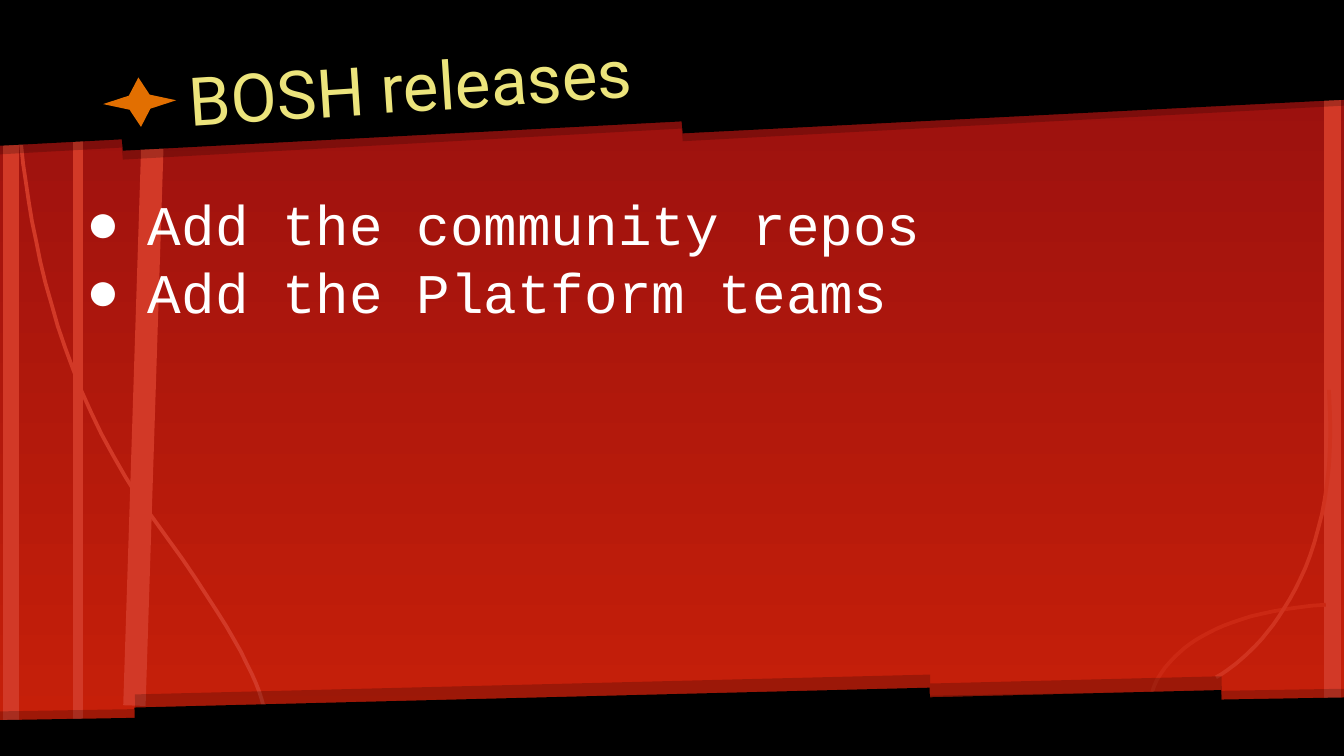
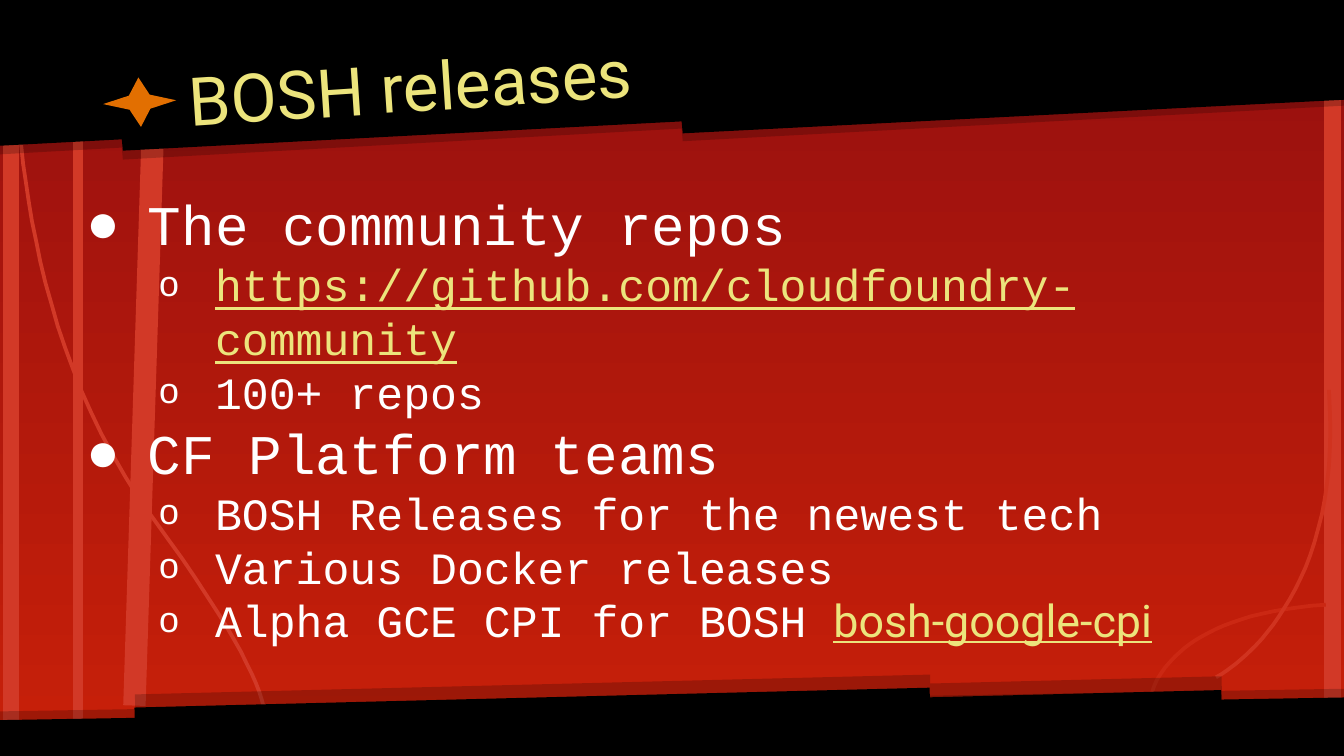
Before and after one commit to vmware-archive/bosh-classroom, a slide deck: slide 16 of slides/BOSH Hands-on Training.pptx. Drawn at 1344x756 pixels with LibreOffice and Linux fonts; fonts in the diff are those of the drawing. Boxes give left, top, right and bottom in pixels: in the first picture for what was removed or moved away, otherwise in the second. Text is boxed around its words. In the diff, an @@ line names an element or a change of style, - is before the commit and + after.

Commit message:
slide updates for 2015-06-19

```diff
--- a/slides/BOSH Hands-on Training.pptx
+++ b/slides/BOSH Hands-on Training.pptx
@@ text at (x1=148, y1=205, x2=1152, y2=647): text changed; size 30 to 24 pt @@
-● Add the community repos
-● Add the Platform teams
+● The community repos
+  o https://github.com/cloudfoundry-community
+  o 100+ repos
+● CF Platform teams
+  o BOSH Releases for the newest tech
+  o Various Docker releases
+  o Alpha GCE CPI for BOSH bosh-google-cpi
```
Also in this commit, not shown: 8 other slides changed, 3 slides removed, 4 other files.
